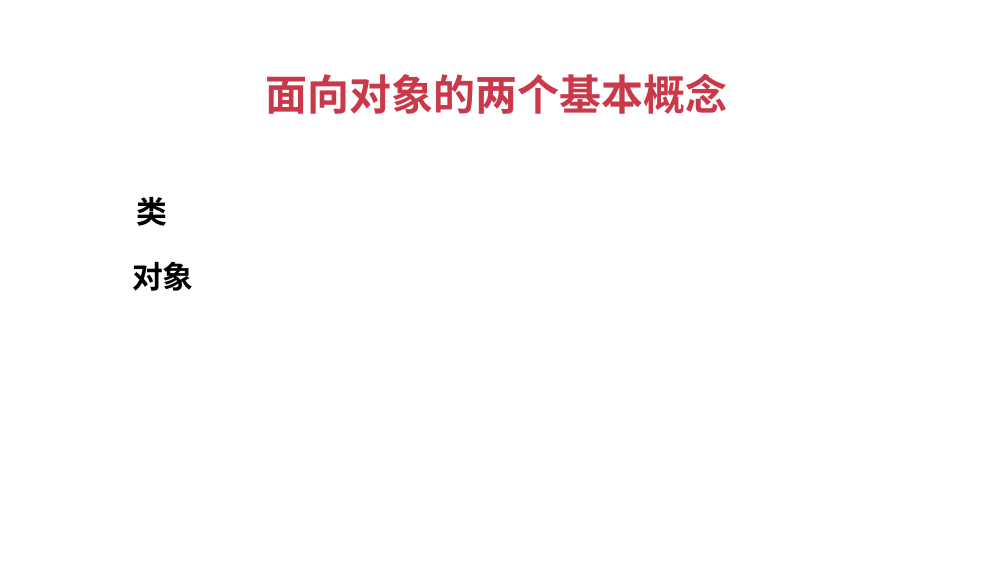
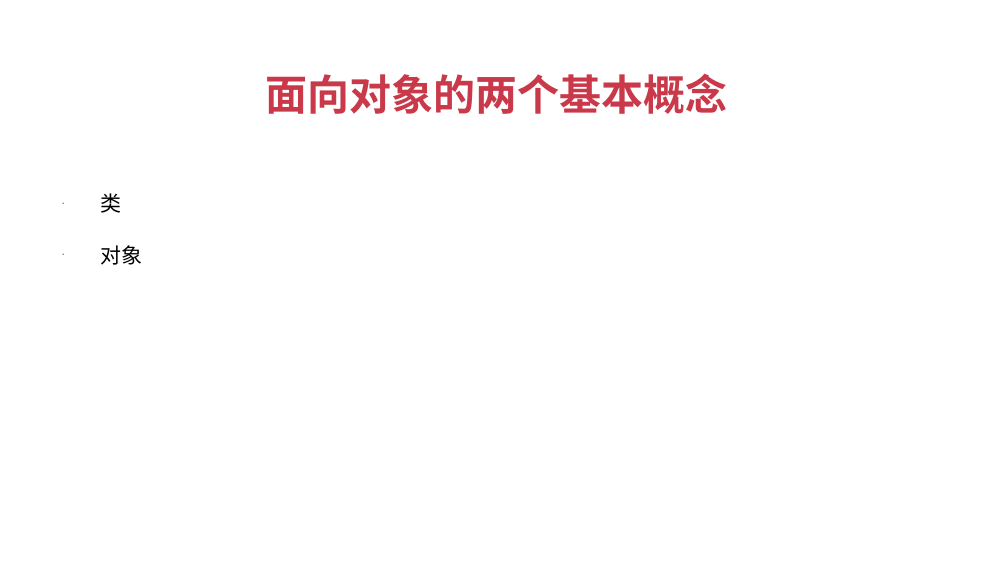
Before and after one commit to albert-feng/Python_OOP, a slide deck: slide 3 of ppt/2-面向对象概念.pptx. Drawn at 1008x567 pixels with LibreOffice and Linux fonts; fonts in the diff are those of the drawing. Boxes give left, top, right and bottom in pixels: in the first picture for what was removed or moved away, otherwise in the second. Text is boxed around its words. In the diff, an @@ line names an element or a change of style, - is before the commit and + after.

```diff
--- a/ppt/2-面向对象概念.pptx
+++ b/ppt/2-面向对象概念.pptx
@@ text "类" at (100, 193, 142, 265): size 22 to 15 pt, font Arial to Noto Sans CJK SC, bold off; bullet none to • @@
```
Also in this commit, not shown: 8 other slides changed, 6 other files.
